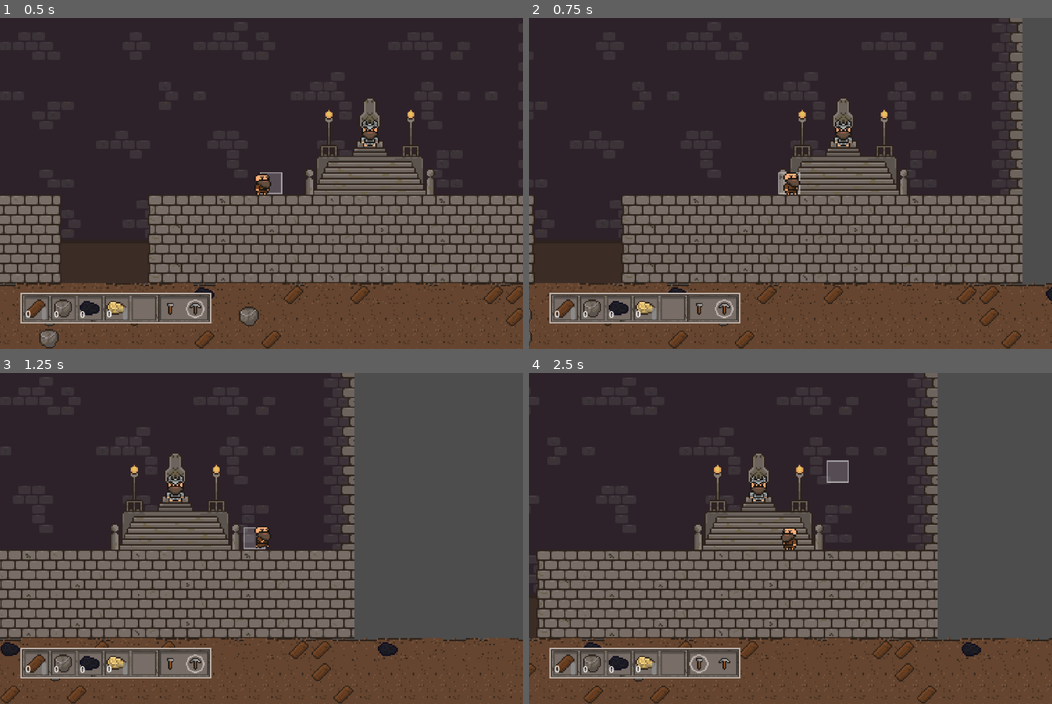
Above: before the commit, frames 1-4 (two rows, left to right).
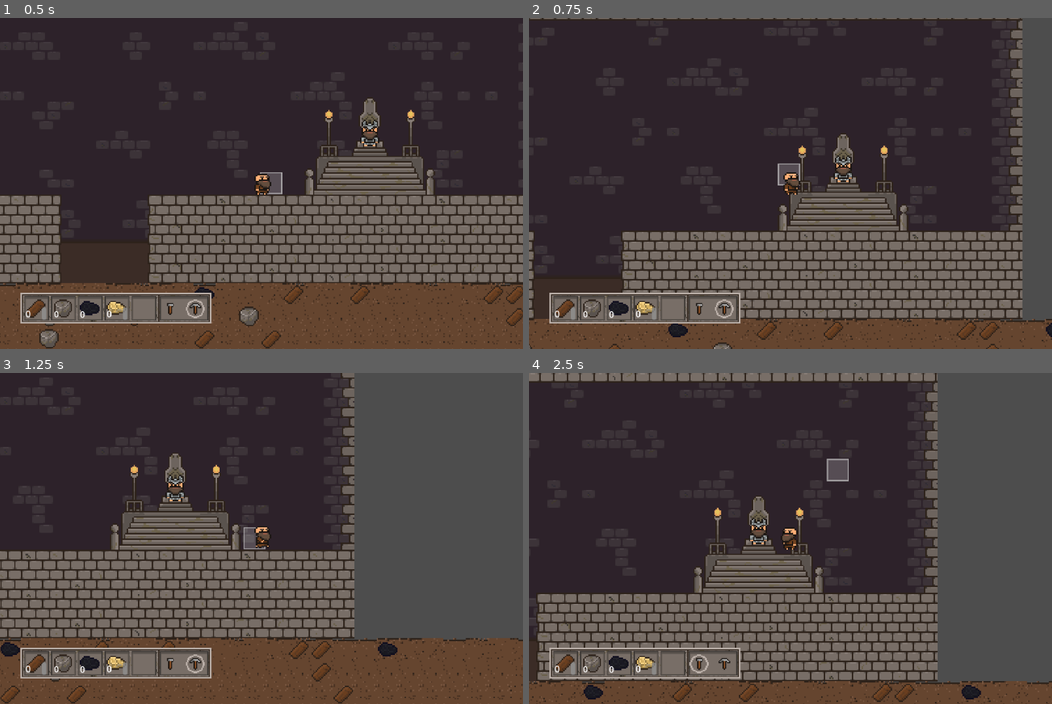
Above: after the commit, the same moments.

Repository: JoshSanch/DwarfDig
Game: Godot game, scene res://Scenes/gameroot.tscn
Same seed, same stepped clock (60 frames per second), same inputs: the game is played once before the commit and once after it.
Inputs (mouse positions are in pixels of both pictures, inside the frame that each line leads up to):
- Up to frame 1 (0.5 s): no input
- Up to frame 2 (0.75 s): tap Enter at 0.5 s; hold Right (ui_right) from 0.53 s (still down); tap Space (movement_jump, bound only after the commit) at 0.6 s
- Up to frame 3 (1.25 s): keep holding Right (ui_right); tap Space (movement_jump, bound only after the commit) at 0.77, 1.07 s
- Up to frame 4 (2.5 s): move the mouse to (685, 555) at 1.27 s; tap R (action_context_swap_to_pickaxe) at 1.35 s; tap Space (movement_jump, bound only after the commit) at 1.52, 1.55, 1.82, 2.3 s; move the mouse to (842, 465) at 2.02 s; release Right (ui_right) at 2.03 s; hold Left (ui_left) from 2.03 s (still down); tap E (action_context_swap_to_rope) at 2.1 s

Frame 1 is identical in both runs. In frame 2, 24% of the frame differs, in the area x 0-100%, y 0-100%; in frame 3, 0.5%; in frame 4, 28%.

Commit message:
Project: Add climbing actions and climbing physics layer

Diff:
--- a/project.godot
+++ b/project.godot
@@ -62,12 +62,29 @@
 "events": [Object(InputEventKey,"resource_local_to_scene":false,"resource_name":"","device":-1,"window_id":0,"alt_press …(192 unchanged characters)…
 ]
 }
+movement_jump={
+"deadzone": 0.5,
+"events": [Object(InputEventKey,"resource_local_to_scene":false,"resource_name":"","device":-1,"window_id":0,"alt_pressed":false,"shift_pressed":false,"ctrl_pressed":false,"meta_pressed":false,"pressed":false,"keycode":0,"physical_keycode":32,"key_label":0,"unicode":32,"location":0,"echo":false,"script":null)
+, Object(InputEventKey,"resource_local_to_scene":false,"resource_name":"","device":-1,"window_id":0,"alt_pressed":false,"shift_pressed":false,"ctrl_pressed":false,"meta_pressed":false,"pressed":false,"keycode":0,"physical_keycode":87,"key_label":0,"unicode":119,"location":0,"echo":false,"script":null)
+]
+}
+movement_climb_up={
+"deadzone": 0.5,
+"events": [Object(InputEventKey,"resource_local_to_scene":false,"resource_name":"","device":-1,"window_id":0,"alt_pressed":false,"shift_pressed":false,"ctrl_pressed":false,"meta_pressed":false,"pressed":false,"keycode":0,"physical_keycode":87,"key_label":0,"unicode":119,"location":0,"echo":false,"script":null)
+]
+}
+movement_climb_down={
+"deadzone": 0.5,
+"events": [Object(InputEventKey,"resource_local_to_scene":false,"resource_name":"","device":-1,"window_id":0,"alt_pressed":false,"shift_pressed":false,"ctrl_pressed":false,"meta_pressed":false,"pressed":false,"keycode":0,"physical_keycode":83,"key_label":0,"unicode":115,"location":0,"echo":false,"script":null)
+]
+}
 
 [layer_names]
 
 2d_physics/layer_1="Terrain"
 2d_physics/layer_2="Player"
 2d_physics/layer_3="Projectile"
+2d_physics/layer_4="Climbable"
 
 [rendering]
 
